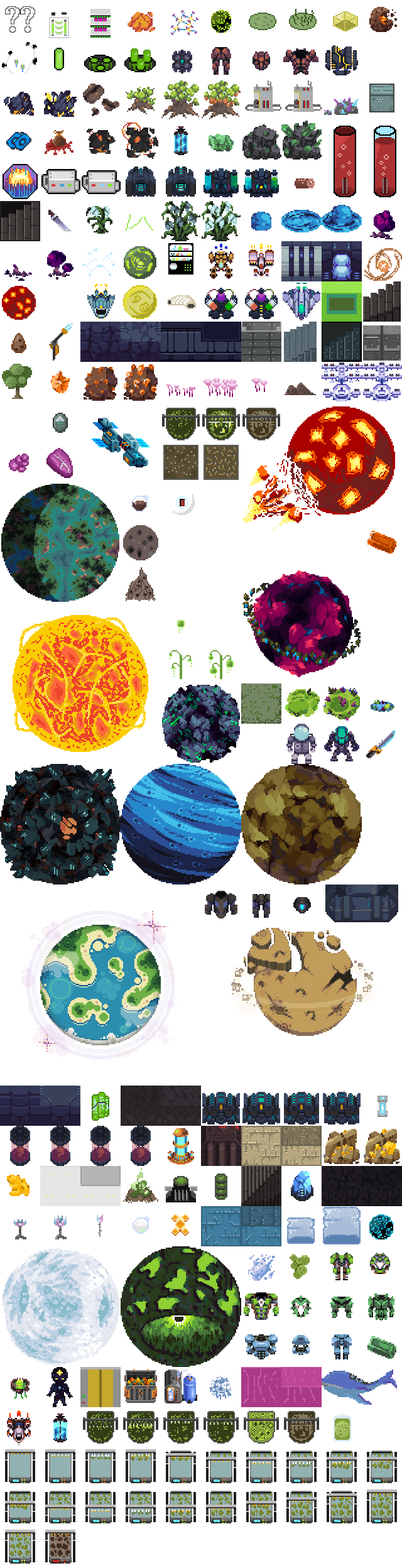
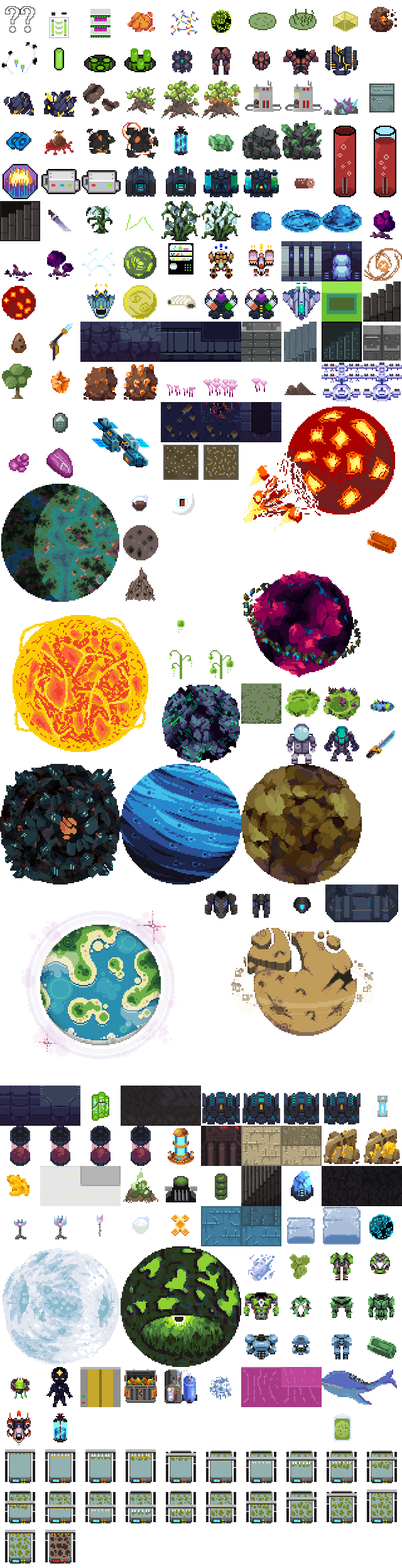
Before/after of a 402px x 1568px layered artwork. What changed in the layer stack:
hid "algae-vat-and-ruined" over [82, 1410, 320, 1444]
hid "algae-vat-and-ruined-old" over [162, 407, 281, 441]
added layer "wall-ship-mount" above "wall-ship-2" over [241, 402, 282, 443]
added layer "wall-water-extended" above "wall-water" over [201, 402, 242, 443]
added layer "wall-water" above "wall-territe" over [160, 402, 202, 443]
